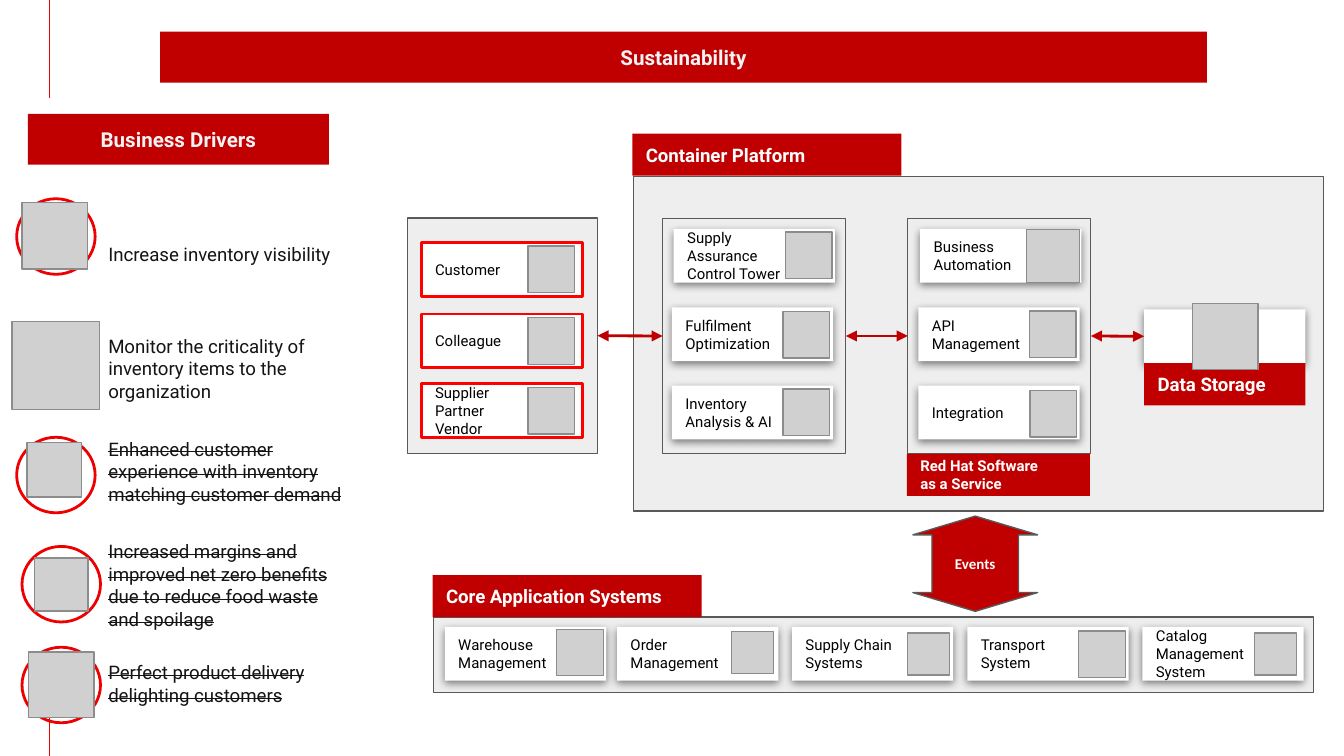
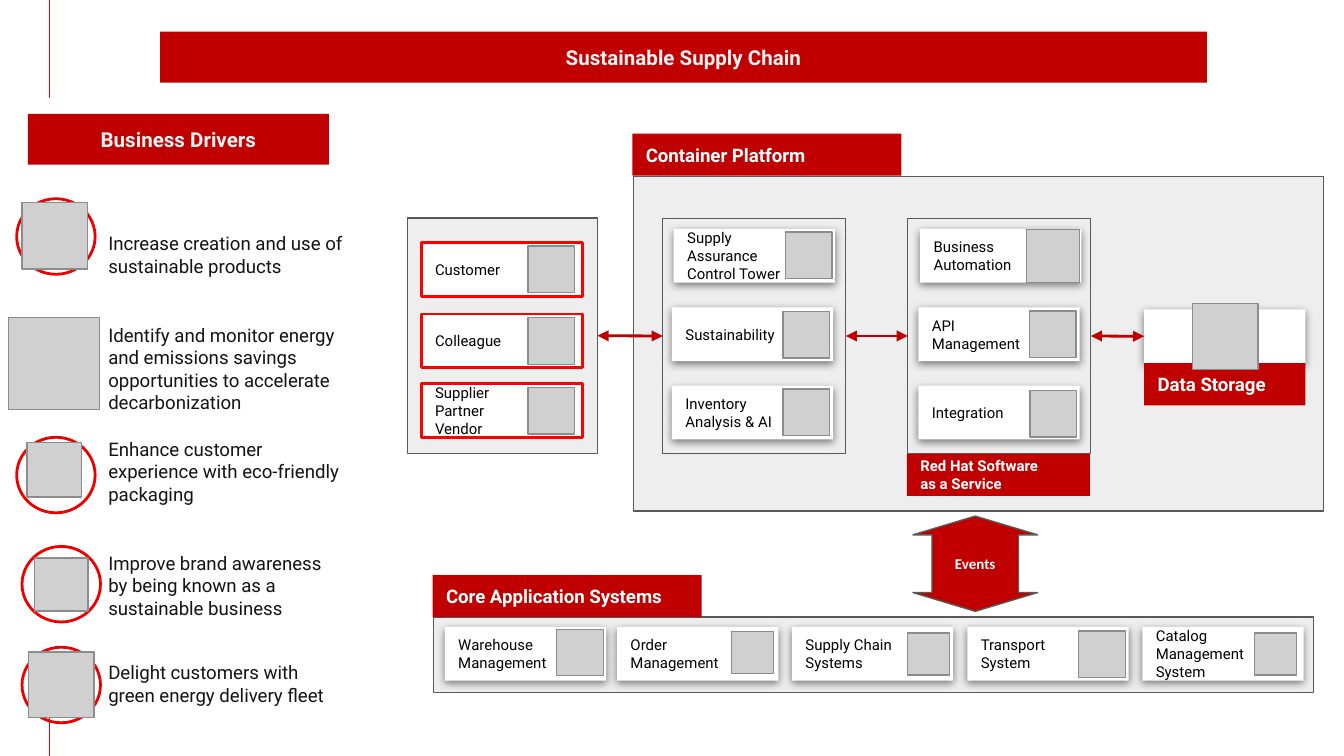
Before and after one commit to brucedkyle/architectures, a slide deck: slide 7 of docs/sustainability/downloads/SupplyChainOptimization.pptx. Drawn at 1344x756 pixels with LibreOffice and Linux fonts; fonts in the diff are those of the drawing; grey boxes stand for pictures; background and template pictures are left out. Boxes give left, top, right and bottom in pixels: in the first picture for what was removed or moved away, otherwise in the second. Text is boxed around its words. In the diff, an @@ line names an element or a change of style, - is before the commit and + after.

```diff
--- a/docs/sustainability/downloads/SupplyChainOptimization.pptx
+++ b/docs/sustainability/downloads/SupplyChainOptimization.pptx
@@ rectangle added at [160,32,1207,83], fill #C00000, 11 pt, text #F3F3F3, bold @@
+Sustainable Supply Chain
@@ text at [108,236,342,277]: text changed @@
-Increase inventory visibility
+Increase creation and use of sustainable products
@@ picture: place and size @@
-picture at [12,321,99,409]
+picture at [8,317,99,409]
@@ text at [108,328,334,409]: text changed @@
-Monitor the criticality of inventory items to the organization
+Identify and monitor energy and emissions savings opportunities to accelerate decarbonization
@@ rectangle "Sustainability": place and size @@
-rectangle "Sustainability" at [160,32,1207,83]
+rectangle "Sustainability" at [672,308,833,362]
@@ rectangle "Sustainability" at [672,308,833,362]: size 11 to 8 pt, text colour #F3F3F3 to #000000, bold off; alignment centre to left; fill #C00000 to #FFFFFF; shadow on @@
@@ rectangle removed at [672,308,833,362] @@
-Fulfilment Optimization
@@ text at [108,442,339,505]: text changed @@
-Enhanced customer experience with inventory matching customer demand
+Enhance customer experience with eco-friendly packaging
@@ text at [108,556,322,615]: text changed @@
-Increased margins and improved net zero benefits due to reduce food waste and spoilage
+Improve brand awareness by being known as a sustainable business
@@ text at [108,665,323,706]: text changed @@
-Perfect product delivery delighting customers
+Delight customers with green energy delivery fleet
```
Also in this commit, not shown: 16 other slides changed, 1 other file.
